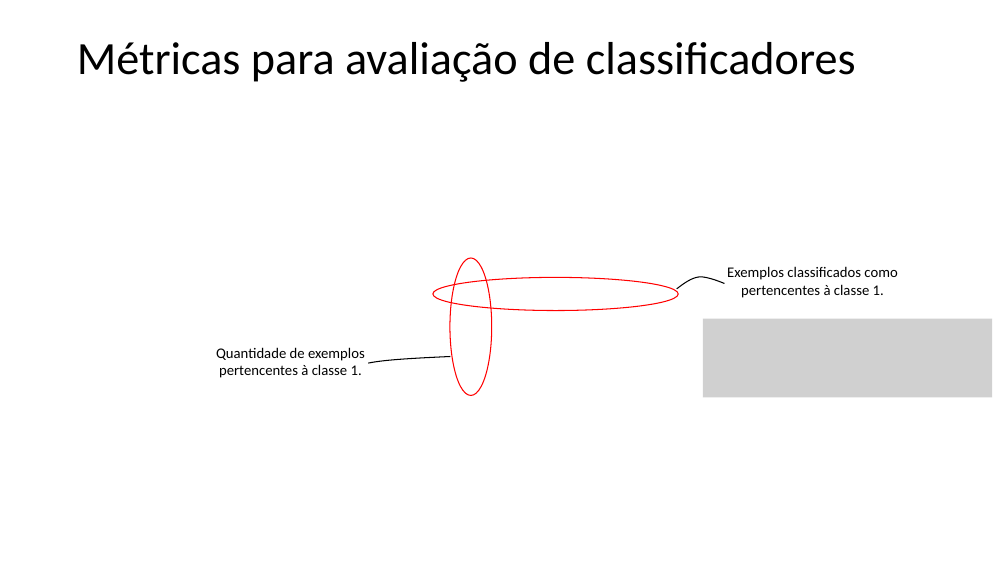
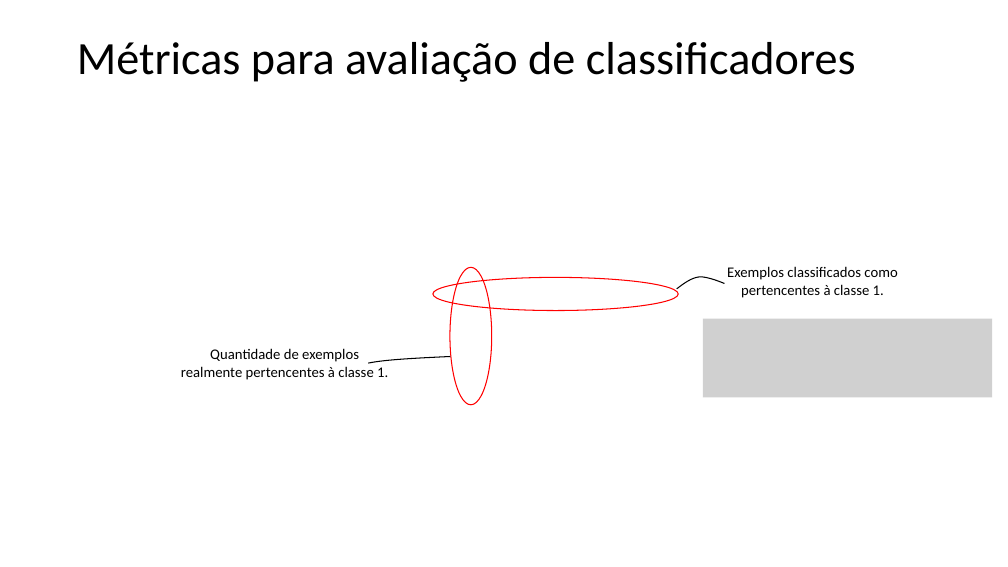
Before and after one commit to zz4fap/t320_aprendizado_de_maquina, a slide deck: slide 5 of slides/T320_Classificação (Parte V).pptx. Drawn at 1008x567 pixels with LibreOffice and Linux fonts; fonts in the diff are those of the drawing; grey boxes stand for pictures. Boxes give left, top, right and bottom in pixels: in the first picture for what was removed or moved away, otherwise in the second. Text is boxed around its words. In the diff, an @@ line names an element or a change of style, - is before the commit and + after.

```diff
--- a/slides/T320_Classificação (Parte V).pptx
+++ b/slides/T320_Classificação (Parte V).pptx
@@ ellipse: place and size @@
-ellipse at bbox=[450, 258, 492, 396]
+ellipse at bbox=[450, 267, 492, 405]
@@ text at bbox=[181, 348, 388, 380]: text changed @@
-Quantidade de exemplos pertencentes à classe 1.
+Quantidade de exemplos realmente pertencentes à classe 1.
```
Also in this commit, not shown: 9 other slides changed, 2 other files.
